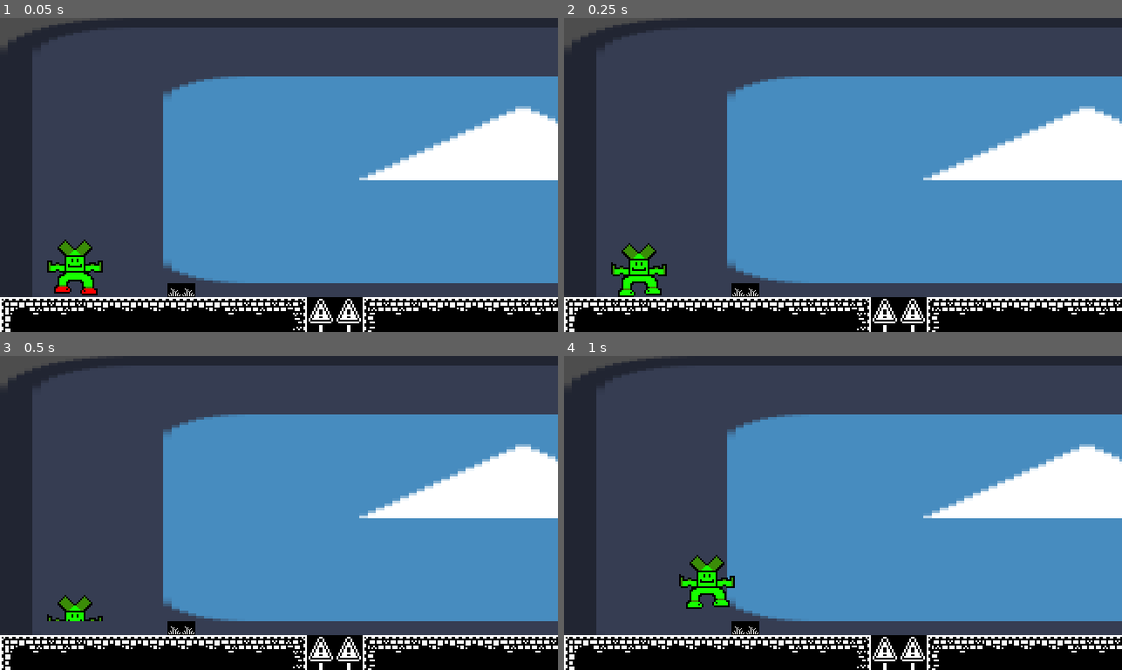
Above: before the commit, frames 1-4 (two rows, left to right).
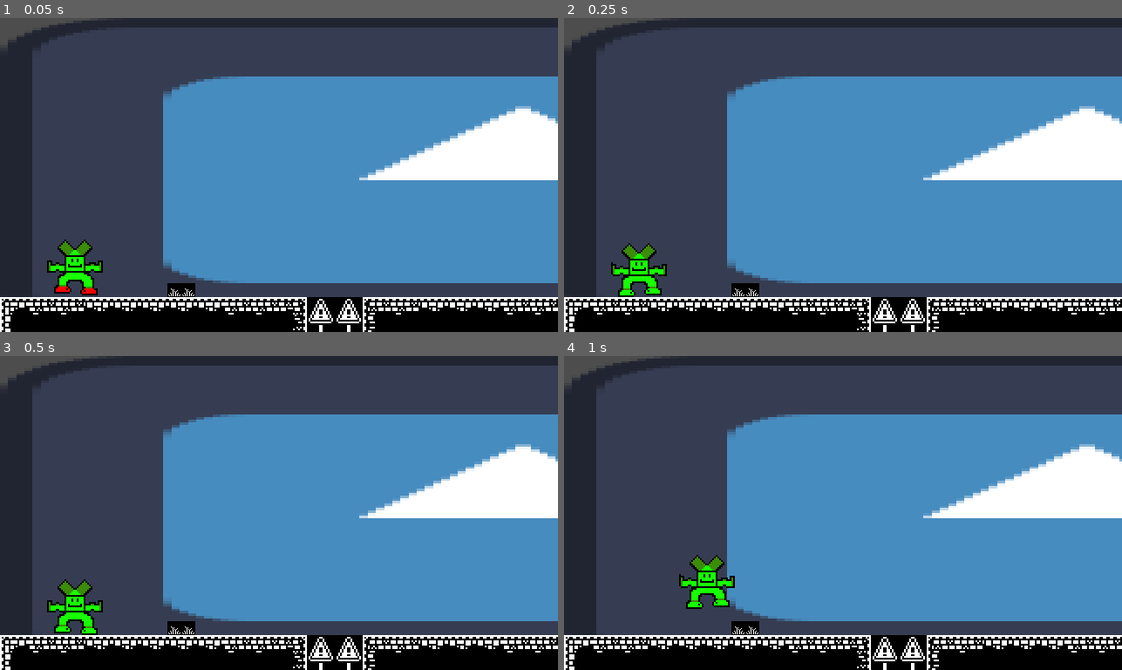
Above: after the commit, the same moments.

Repository: WadeNoble/ArcadeGameJam2026
Game: Godot game, scene res://main.tscn
The game is run twice, just before and just after one commit, with the same random seed, the same clock (stepped at 60 frames per second) and the same inputs. The engine's default icon, where the game draws it, is replaced by a stand-in: a white triangle on a blue panel in a dark square.
Inputs:
- Up to frame 1 (0.05 s): no input
- Up to frame 2 (0.25 s): no input
- Up to frame 3 (0.5 s): no input
- Up to frame 4 (1 s): hold R (Dash Down Right) from 0.53 s (still down); tap T (Jump) at 0.77 s

Frames 1-2 are identical in both runs. In frame 3, 0.9% of the frame differs, in the area x 8-19%, y 71-89%; in frame 4, nothing differs.

Commit message:
messing with shooter logic

Diff:
--- a/arcade-game-jam-2026/dash.tscn
+++ b/arcade-game-jam-2026/dash.tscn
@@ -31,9 +31,14 @@
 [node name="DashEffect" type="RigidBody2D" unique_id=2082273610]
 script = ExtResource("1_tkrbt")
 
-[node name="AnimatedSprite2D" type="AnimatedSprite2D" parent="." unique_id=361502892]
+[node name="Plume" type="AnimatedSprite2D" parent="." unique_id=361502892]
 sprite_frames = SubResource("SpriteFrames_f1w7f")
-frame_progress = 0.5269913
+frame_progress = 0.8384245
 
 [node name="CollisionShape2D" type="CollisionShape2D" parent="." unique_id=2012836757]
 shape = SubResource("RectangleShape2D_7qctt")
+
+[node name="Timer" type="Timer" parent="." unique_id=1061487342]
+wait_time = 0.05
+
+[connection signal="timeout" from="Timer" to="." method="destroy"]
--- a/arcade-game-jam-2026/player.tscn
+++ b/arcade-game-jam-2026/player.tscn
@@ -14,10 +14,6 @@
 [sub_resource type="AtlasTexture" id="AtlasTexture_1jxqw"]
 atlas = ExtResource("2_sweqy")
 region = Rect2(32, 0, 32, 32)
-
-[sub_resource type="AtlasTexture" id="AtlasTexture_urp6f"]
-atlas = ExtResource("2_sweqy")
-region = Rect2(96, 0, 32, 16)
 
 [sub_resource type="AtlasTexture" id="AtlasTexture_sweqy"]
 atlas = ExtResource("2_sweqy")
@@ -45,25 +41,12 @@
 
 [sub_resource type="SpriteFrames" id="SpriteFrames_sweqy"]
 animations = [{
-"frames": [],
-"loop": true,
-"name": &"dashL",
-"speed": 5.0
-}, {
-"frames": [],
-"loop": true,
-"name": &"dashR",
-"speed": 5.0
-}, {
 "frames": [{
 "duration": 1.0,
 "texture": SubResource("AtlasTexture_2hs0m")
 }, {
 "duration": 1.0,
 "texture": SubResource("AtlasTexture_1jxqw")
-}, {
-"duration": 1.0,
-"texture": SubResource("AtlasTexture_urp6f")
 }],
 "loop": true,
 "name": &"idle",
--- a/arcade-game-jam-2026/scripts/player.gd
+++ b/arcade-game-jam-2026/scripts/player.gd
@@ -46,7 +46,9 @@
 		if airdashing:
 			pass
 		elif (velocity.x * direction > WALK_SPEED):
-			velocity.x = move_toward(velocity.x, direction * WALK_SPEED, FRICTION*delta*.5)
+			velocity.x = move_toward(velocity.x, direction * WALK_SPEED, FRICTION*delta*.25)
+		elif (velocity.x * direction < -WALK_SPEED):
+			velocity.x = move_toward(velocity.x, direction * WALK_SPEED, FRICTION*delta*6)
 		else:
 			velocity.x = direction * WALK_SPEED
 	else:
--- a/arcade-game-jam-2026/shot.tscn
+++ b/arcade-game-jam-2026/shot.tscn
@@ -1,7 +1,7 @@
 [gd_scene format=3 uid="uid://cxwetke6n5s2e"]
 
 [ext_resource type="Script" uid="uid://cb7dvjhsrksx2" path="res://scripts/shot.gd" id="1_3ldfn"]
-[ext_resource type="Texture2D" uid="uid://boh2so6s55fem" path="res://assets/images/player/shottest.png" id="1_awion"]
+[ext_resource type="Texture2D" uid="uid://wh2s40qk5c1m" path="res://assets/images/player/shottest2.png" id="2_3ldfn"]
 
 [sub_resource type="Gradient" id="Gradient_f4qg3"]
 offsets = PackedFloat32Array(0.0022222223, 1)
@@ -24,7 +24,7 @@
 
 [node name="Orb" type="Sprite2D" parent="." unique_id=1738362931]
 modulate = Color(1, 1, 1, 0.50980395)
-texture = ExtResource("1_awion")
+texture = ExtResource("2_3ldfn")
 
 [node name="Glow" type="Sprite2D" parent="Orb" unique_id=1110670652]
 texture = SubResource("GradientTexture2D_w34ps")
@@ -33,6 +33,8 @@
 shape = SubResource("CircleShape2D_3ldfn")
 
 [node name="Timer" type="Timer" parent="." unique_id=457567778]
-wait_time = 0.5
+wait_time = 0.3
 one_shot = true
 autostart = true
+
+[connection signal="timeout" from="Timer" to="." method="destroy"]
Binary file added: arcade-game-jam-2026/assets/images/player/shottest2.png
Not shown, added: arcade-game-jam-2026/assets/images/player/shottest2.png.import
